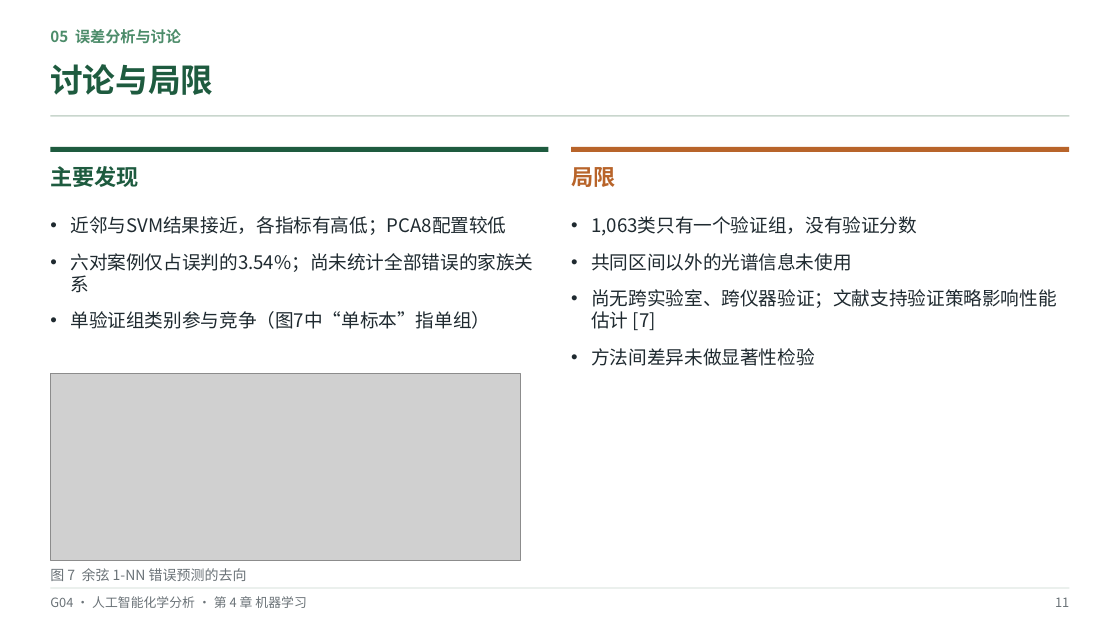
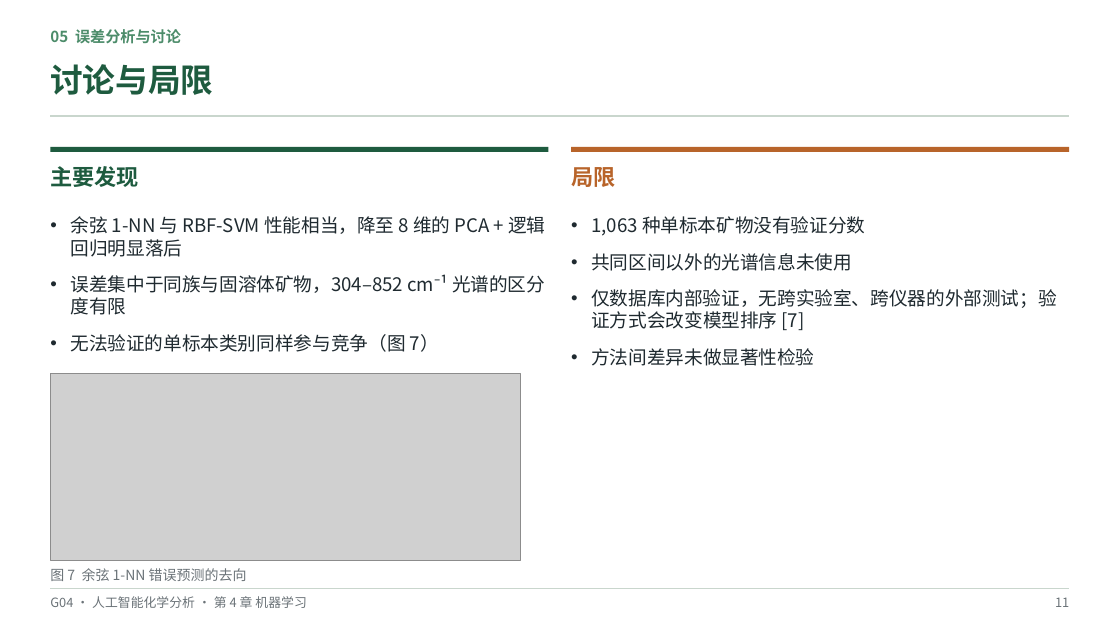
Before and after one commit to hachimi-rabbit/intelligent-analytical-chemistry, a slide deck: slide 11 of resources/annual/2026-2027/student-reports/ch04/G04-Raman-Full-Report-new.pptx. Drawn at 1120x630 pixels with LibreOffice and Linux fonts; fonts in the diff are those of the drawing; grey boxes stand for pictures. Boxes give left, top, right and bottom in pixels: in the first picture for what was removed or moved away, otherwise in the second. Text is boxed around its words. In the diff, an @@ line names an element or a change of style, - is before the commit and + after.

```diff
--- a/resources/annual/2026-2027/student-reports/ch04/G04-Raman-Full-Report-new.pptx
+++ b/resources/annual/2026-2027/student-reports/ch04/G04-Raman-Full-Report-new.pptx
@@ text at box(71, 216, 545, 352): text changed @@
-• 近邻与SVM结果接近，各指标有高低；PCA8配置较低
-• 六对案例仅占误判的3.54%；尚未统计全部错误的家族关系
-• 单验证组类别参与竞争（图7中“单标本”指单组）
+• 余弦 1-NN 与 RBF-SVM 性能相当，降至 8 维的 PCA + 逻辑回归明显落后
+• 误差集中于同族与固溶体矿物，304–852 cm⁻¹ 光谱的区分度有限
+• 无法验证的单标本类别同样参与竞争（图 7）
@@ text at box(591, 216, 865, 236): text changed @@
-• 1,063类只有一个验证组，没有验证分数
+• 1,063 种单标本矿物没有验证分数
@@ text at box(591, 289, 1056, 330): text changed @@
-• 尚无跨实验室、跨仪器验证；文献支持验证策略影响性能估计 [7]
+• 仅数据库内部验证，无跨实验室、跨仪器的外部测试；验证方式会改变模型排序 [7]
```
Also in this commit, not shown: 8 other slides changed, 18 other files.
